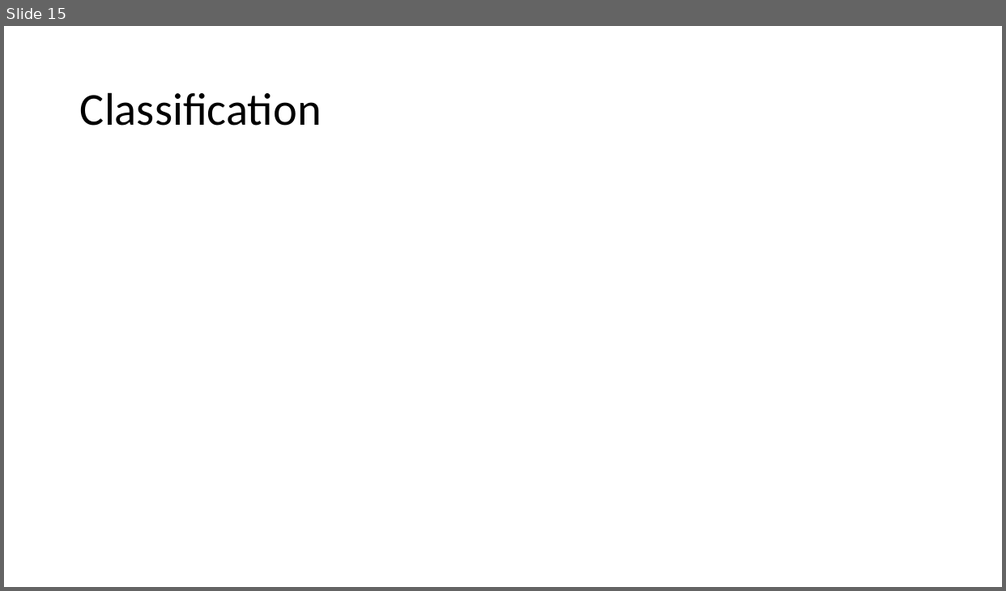
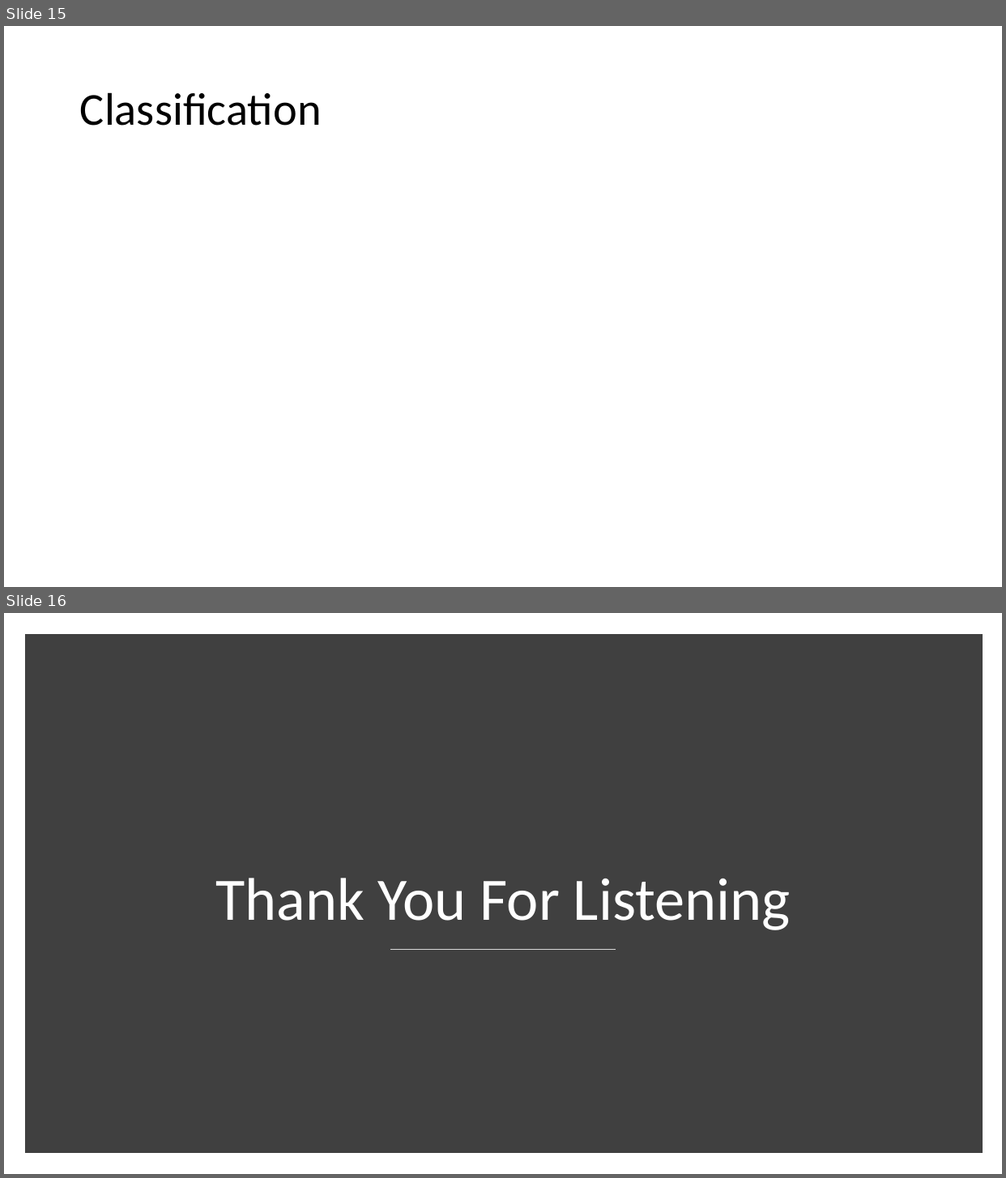
Before and after one commit to cherryyingzizhang/msci446, a slide deck: presentation/oralpresentation.pptx. Shown one above the other, each under a label of ours: slide 15 before the commit, slides 15 and 16 after it. The pictures are 1006x591 and 1006x1178 pixels, drawn with LibreOffice and Linux fonts; fonts in the diff are those of the drawing. Boxes give left, top, right and bottom in pixels: in the first picture for what was removed or moved away, otherwise in the second. Text is boxed around its words. In the diff, an @@ line names an element or a change of style, - is before the commit and + after.

```diff
--- a/presentation/oralpresentation.pptx
+++ b/presentation/oralpresentation.pptx
@@ slide 16 added at (4,613,1002,1174), background #FFFFFF @@
@@ rectangle added at (30,639,978,1148), fill #404040, outline #404040 10 pt @@
@@ title added at (215,878,791,931), 58 pt, text #FFFFFF @@
+Thank You For Listening
@@ line added from (391, 949) to (616, 949), #D9D9D9 1 pt @@
```
Also in this commit, not shown: 3 slides changed, 11 other files.
